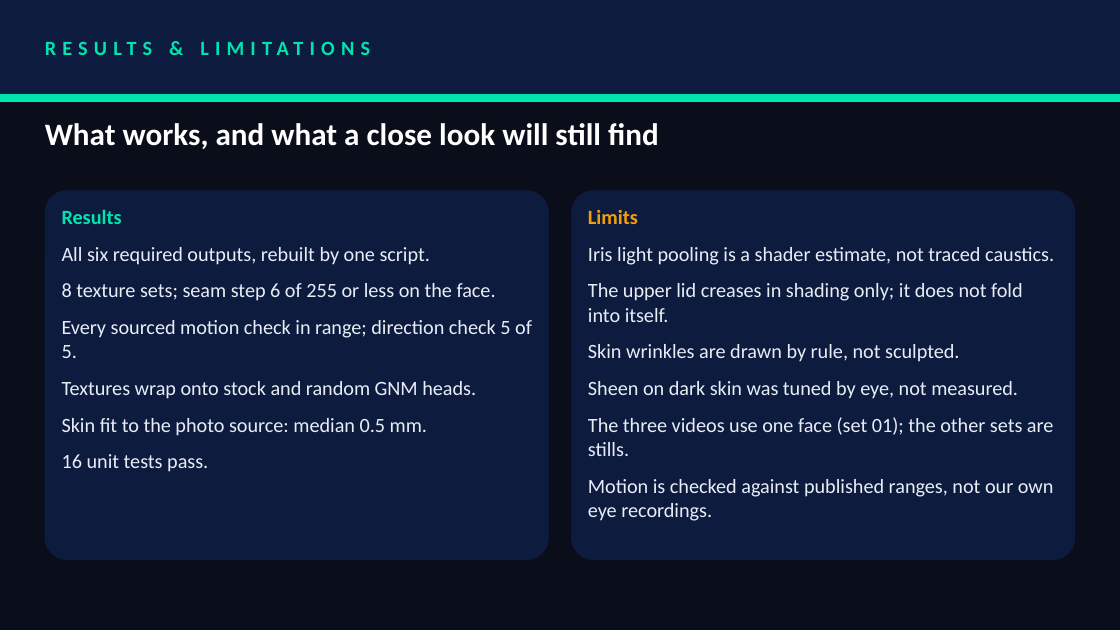
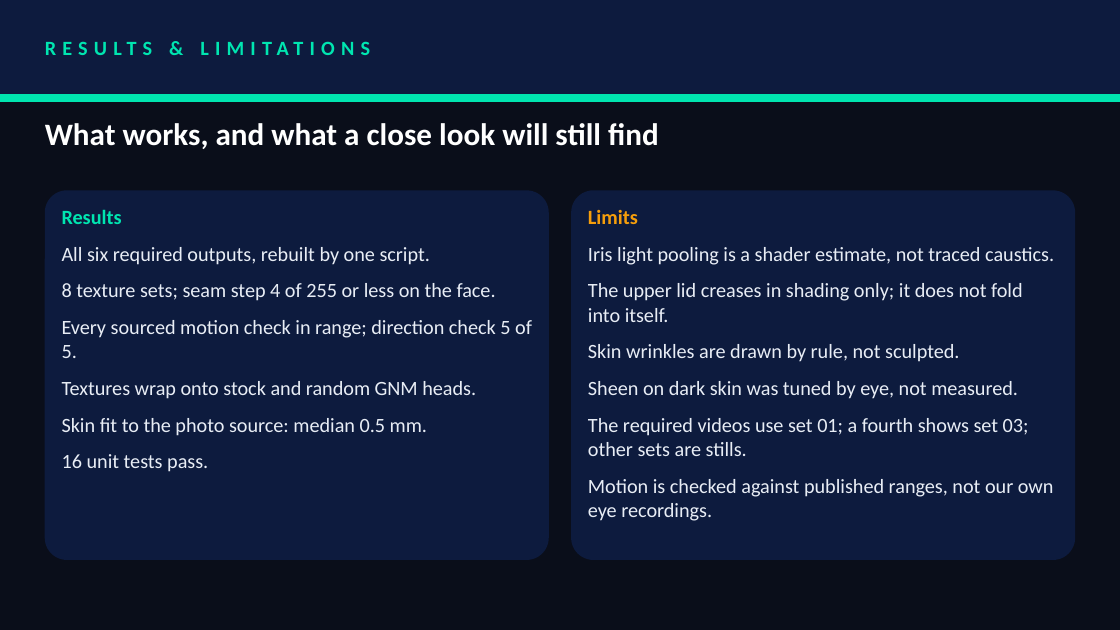
Before and after one commit to akshat333-debug/TrueGaze, a slide deck: slide 13 of VITVellore_ZeroDrift.pptx. Drawn at 1120x630 pixels with LibreOffice and Linux fonts; fonts in the diff are those of the drawing. Boxes give left, top, right and bottom in pixels: in the first picture for what was removed or moved away, otherwise in the second. Text is boxed around its words. In the diff, an @@ line names an element or a change of style, - is before the commit and + after.

```diff
--- a/VITVellore_ZeroDrift.pptx
+++ b/VITVellore_ZeroDrift.pptx
@@ text at box(62, 283, 496, 301): text changed @@
-8 texture sets; seam step 6 of 255 or less on the face.
+8 texture sets; seam step 4 of 255 or less on the face.
@@ text at box(588, 418, 1029, 456): text changed @@
-The three videos use one face (set 01); the other sets are stills.
+The required videos use set 01; a fourth shows set 03; other sets are stills.
```
Also in this commit, not shown: 2 other slides changed, 8 other files.
